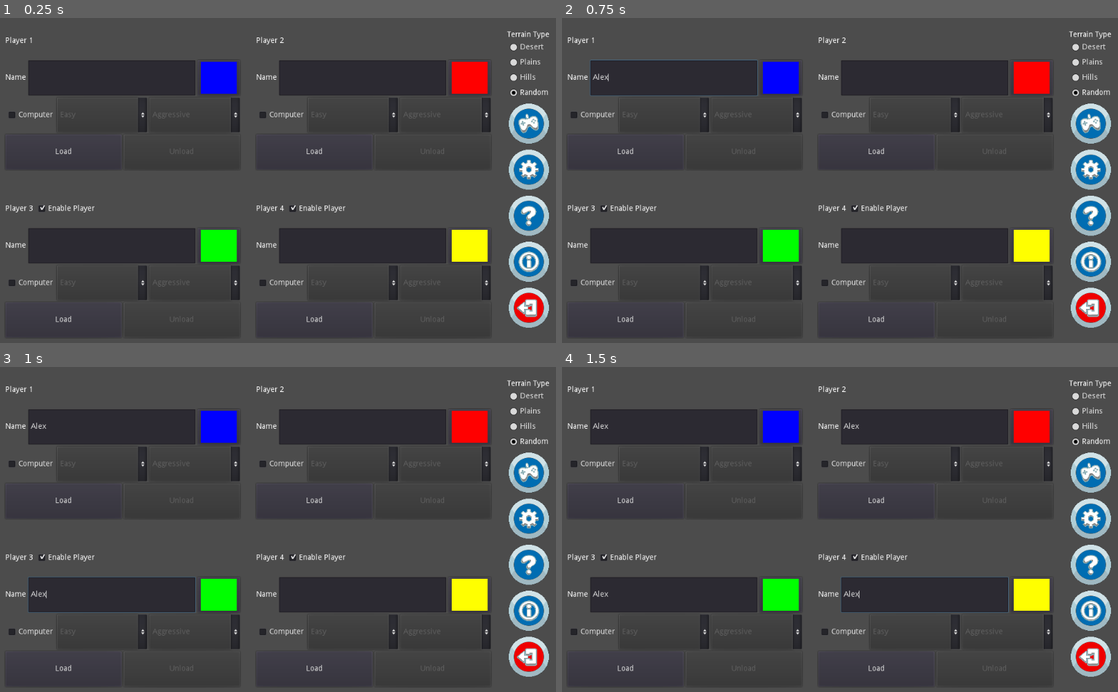
Above: before the commit, frames 1-4 (two rows, left to right).
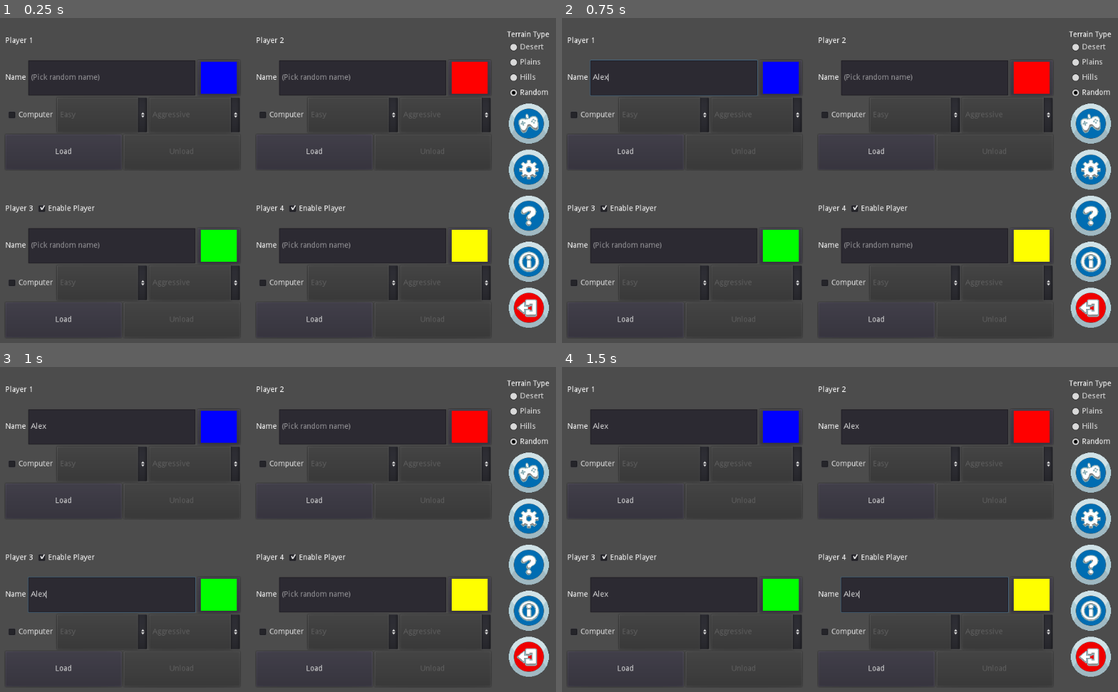
Above: after the commit, the same moments.

Repository: Arc676/Tanks-Godot
Game: Godot game, scene res://Scenes/Screens/Main Menu.tscn
Two runs of this game, one before a commit and one after it. Both use one fixed random seed, a clock stepped at 60 frames per second and the inputs below.
Inputs (mouse positions are in pixels of both pictures, inside the frame that each line leads up to):
- Up to frame 1 (0.25 s): no input
- Up to frame 2 (0.75 s): click (673, 76) at 0.52 s; type "Alex" at 0.6 s
- Up to frame 3 (1 s): click (111, 594) at 0.75 s; type "Alex" at 0.83 s; click (361, 425) at 0.98 s
- Up to frame 4 (1.5 s): type "Alex" at 1.07 s; click (923, 594) at 1.27 s; type "Alex" at 1.35 s

The runs differ from the first frame. In frame 1, 0.4% of the frame differs, in the area x 5-63%, y 17-71%; in frame 2, 0.3%; in frame 3, 0.2%; in frame 4, nothing differs.

Commit message:
Add placeholder text for tank name field

Diff:
--- a/Scenes/UI/Tank Creator.tscn
+++ b/Scenes/UI/Tank Creator.tscn
@@ -50,6 +50,7 @@
 margin_bottom = 117.0
 size_flags_horizontal = 3
 size_flags_vertical = 3
+placeholder_text = "(Pick random name)"
 
 [node name="Tank Color" type="ColorPickerButton" parent="Identification"]
 margin_left = 946.0
@@ -159,6 +160,7 @@
 __meta__ = {
 "_edit_use_anchors_": false
 }
+
 [connection signal="toggled" from="Presence/Tank Enabled" to="." method="toggleTank"]
 [connection signal="toggled" from="AI Mode/CC" to="." method="toggleCC"]
 [connection signal="pressed" from="Disk/Load" to="." method="loadTank"]
